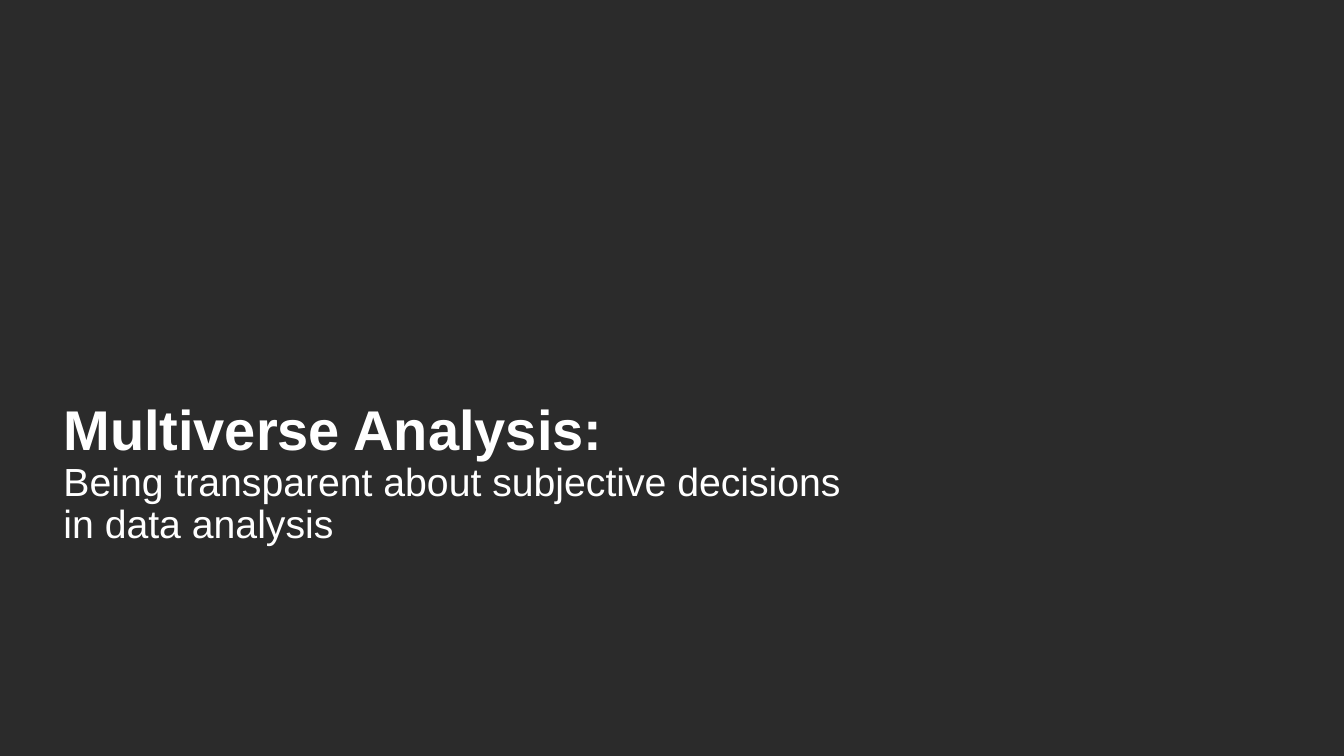
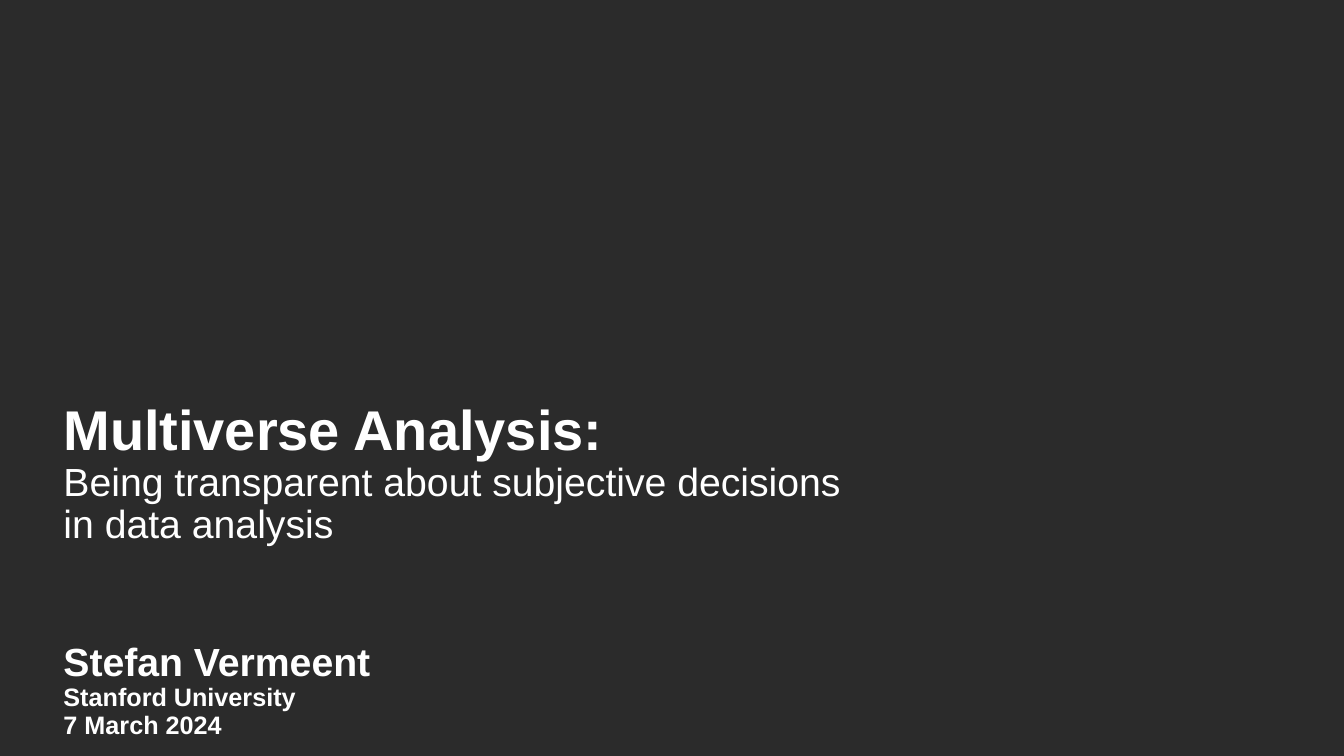
Before and after one commit to StefanVermeent/multiverse-workshop, a slide deck: slide 1 of Stanford_march_2024/intro-to-multiverse.pptx. Drawn at 1344x756 pixels with LibreOffice and Linux fonts; fonts in the diff are those of the drawing; background and template pictures are left out; a plain dark background stands for a picture behind light text. Boxes give left, top, right and bottom in pixels: in the first picture for what was removed or moved away, otherwise in the second. Text is boxed around its words. In the diff, an @@ line names an element or a change of style, - is before the commit and + after.

```diff
--- a/Stanford_march_2024/intro-to-multiverse.pptx
+++ b/Stanford_march_2024/intro-to-multiverse.pptx
@@ text added at (x1=63, y1=647, x2=370, y2=735), 18 pt, text #FFFFFF, bold @@
+Stefan Vermeent
+Stanford University
+7 March 2024
```
Also in this commit, not shown: 3 other slides changed, 2 slides added, 1 slide removed.
